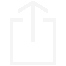
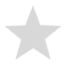
Comparing the layer stacks of the two 66×66 images. Changes:
added layer "Layer 4" above "Layer 5" over [5, 5, 61, 60]
hid "Layer 3" over [10, 1, 56, 65]
